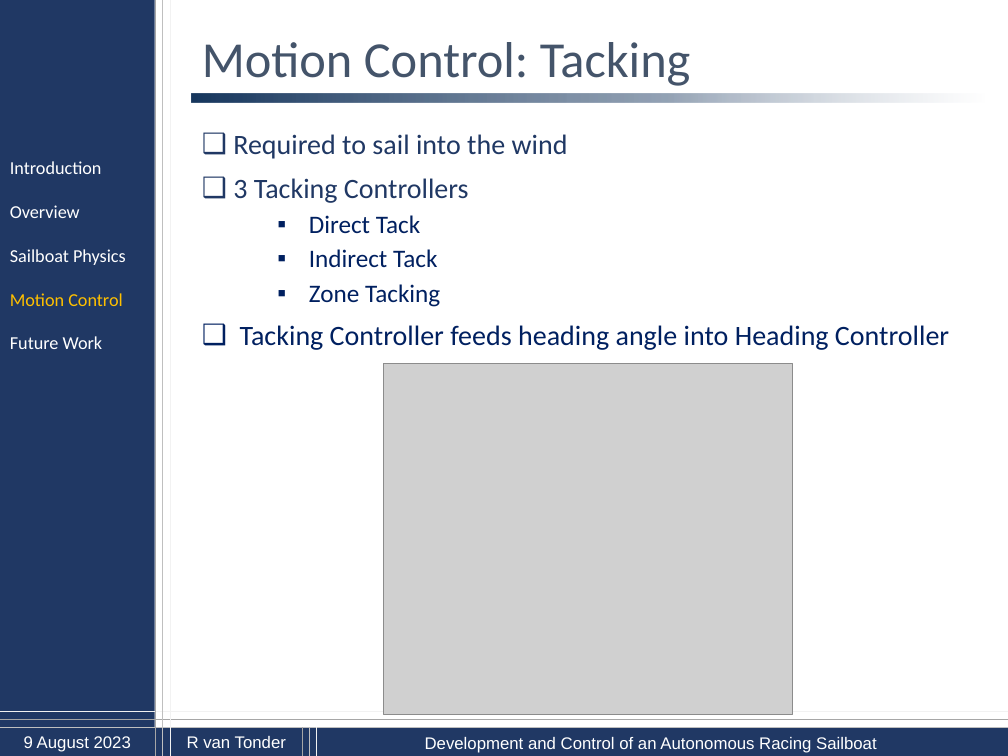
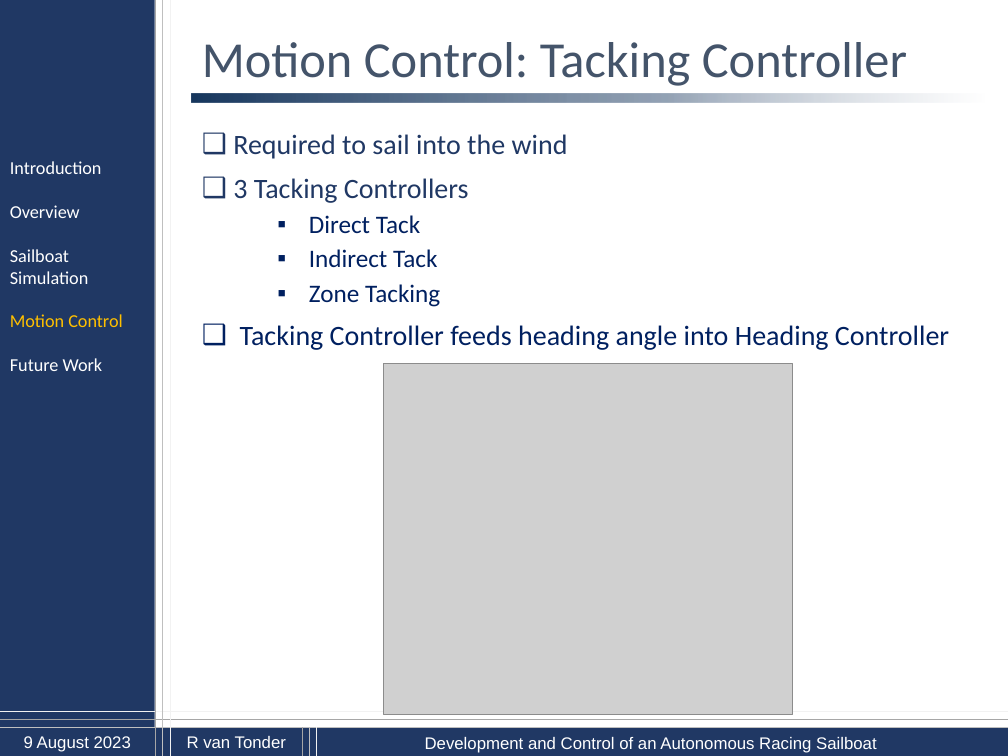
Before and after one commit to 22569596/MEng, a slide deck: slide 26 of Presentations/sailboat_Slides.pptx (slide 25 before the commit). Drawn at 1008x756 pixels with LibreOffice and Linux fonts; fonts in the diff are those of the drawing; grey boxes stand for pictures; background and template pictures are left out. Boxes give left, top, right and bottom in pixels: in the first picture for what was removed or moved away, otherwise in the second. Text is boxed around its words. In the diff, an @@ line names an element or a change of style, - is before the commit and + after.

```diff
--- a/Presentations/sailboat_Slides.pptx
+++ b/Presentations/sailboat_Slides.pptx
@@ text at bbox=[202, 42, 907, 86]: text changed @@
-Motion Control: Tacking
+Motion Control: Tacking Controller
@@ text at bbox=[10, 249, 88, 284]: text changed @@
-Sailboat Physics
+Sailboat Simulation
```
Also in this commit, not shown: 25 other slides changed, 2 slides added.
